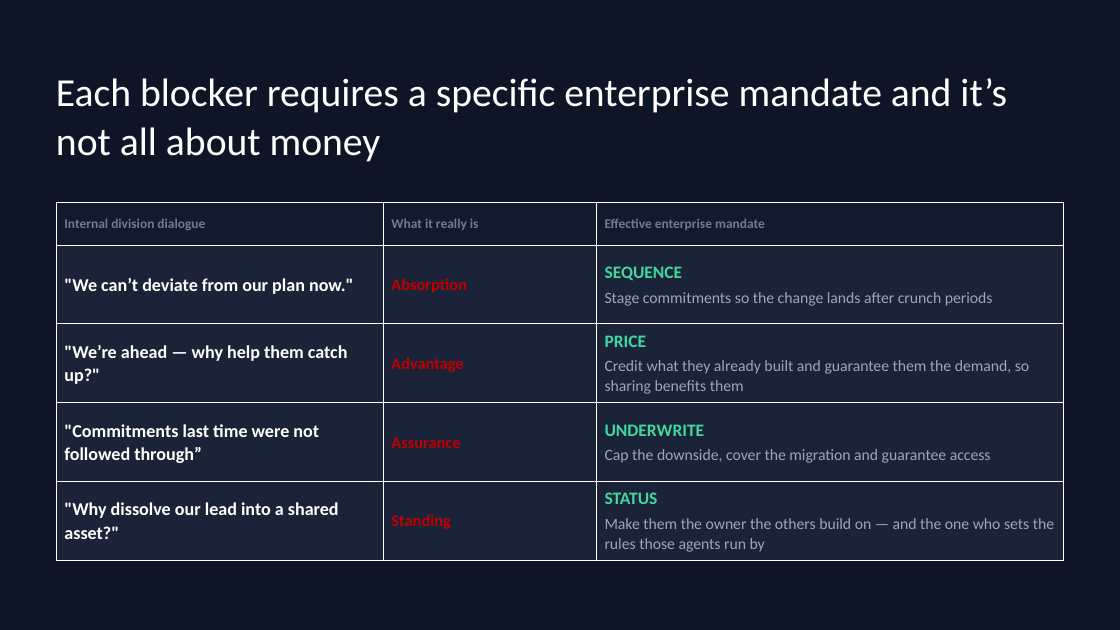
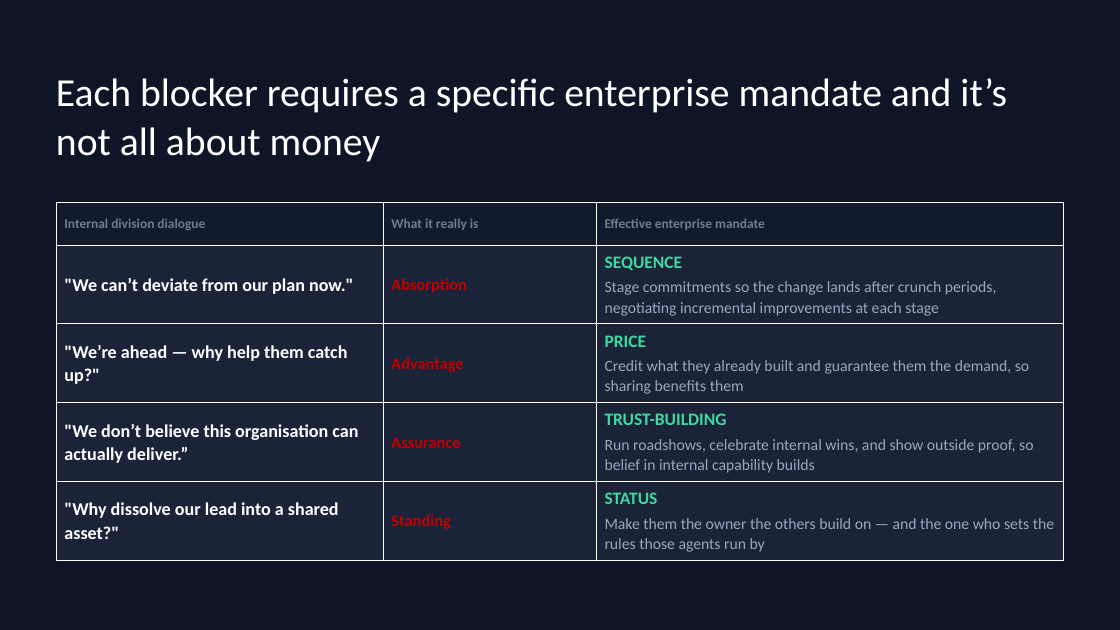
Before and after one commit to amangang3/aster-clinical-ops-simulation, a slide deck: slide 2 of framework-deck.pptx. Drawn at 1120x630 pixels with LibreOffice and Linux fonts; fonts in the diff are those of the drawing. Boxes give left, top, right and bottom in pixels: in the first picture for what was removed or moved away, otherwise in the second. Text is boxed around its words. In the diff, an @@ line names an element or a change of style, - is before the commit and + after.

```diff
--- a/framework-deck.pptx
+++ b/framework-deck.pptx
@@ table at box(56, 202, 1065, 560) @@
-row 2, column 3: SEQUENCE / Stage commitments so the change lands after crunch periods
+row 2, column 3: SEQUENCE / Stage commitments so the change lands after crunch periods, negotiating incremental improvements at each stage
@@ row 4, column 1: ""Commitments last time were not followed through”" to ""We don’t believe this organisation can actually deliver.”" @@
-row 4, column 3: UNDERWRITE / Cap the downside, cover the migration and guarantee access
+row 4, column 3: TRUST-BUILDING / Run roadshows, celebrate internal wins, and show outside proof, so belief in internal capability builds
```
Also in this commit, not shown: 1 other slide changed, 5 other files.
